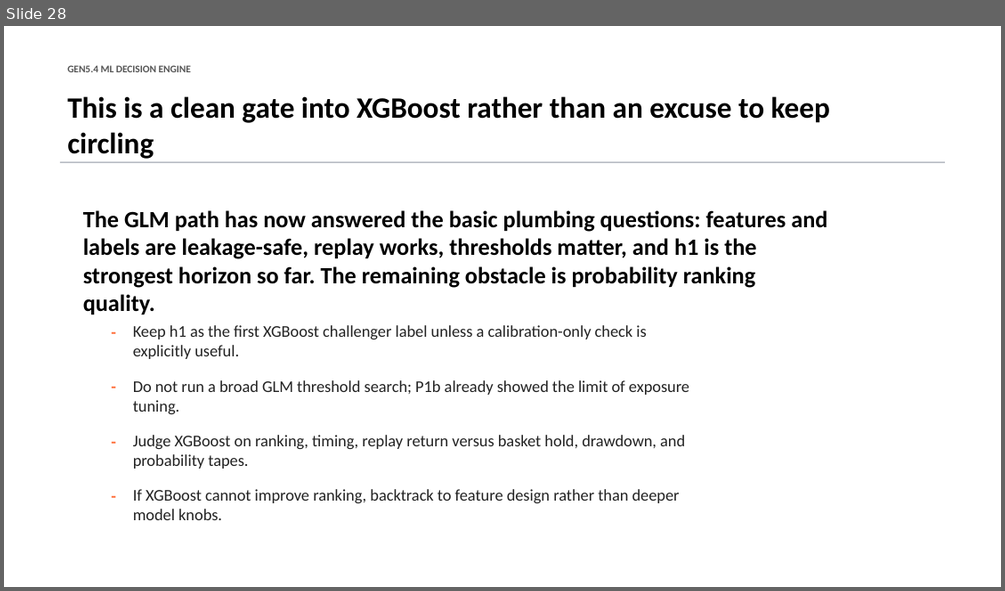
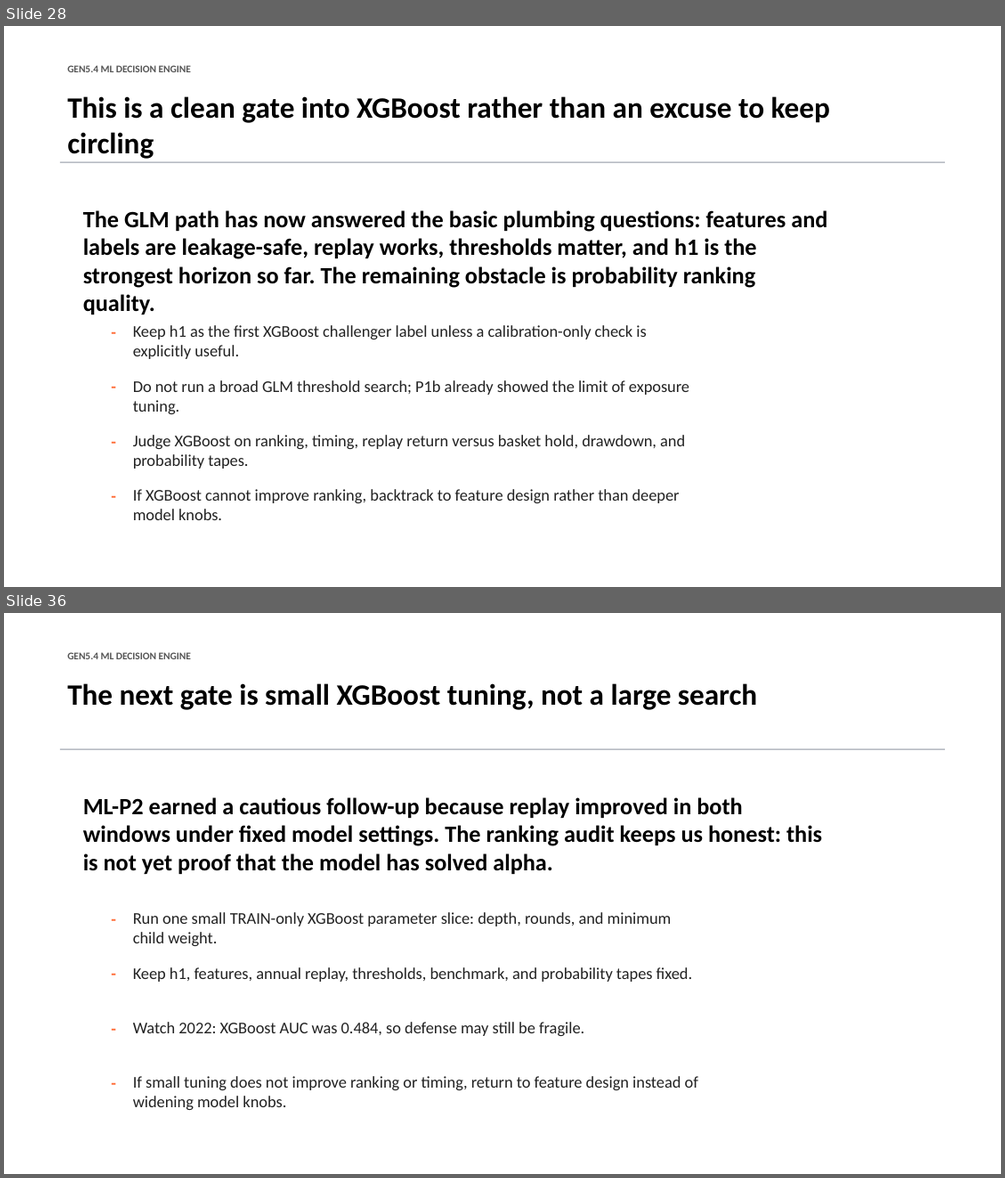
Before and after one commit to Francisc0Franc0/Time-Series-Modeling-Gen5, a slide deck: presentations/gen5_4_ml_decision_engine_incremental_build.pptx. Shown one above the other, each under a label of ours: slide 28 before the commit, slides 28 and 36 after it; the slides between them are not shown. The pictures are 1005x591 and 1005x1178 pixels, drawn with LibreOffice and Linux fonts; fonts in the diff are those of the drawing. Boxes give left, top, right and bottom in pixels: in the first picture for what was removed or moved away, otherwise in the second. Text is boxed around its words. In the diff, an @@ line names an element or a change of style, - is before the commit and + after.

Commit message:
Add Gen5.4 XGBoost challenger

```diff
--- a/presentations/gen5_4_ml_decision_engine_incremental_build.pptx
+++ b/presentations/gen5_4_ml_decision_engine_incremental_build.pptx
@@ slide 36 added at <box>4,613,1001,1174</box>, background #FFFFFF @@
@@ text added at <box>67,652,191,659</box>, 9.8 pt, text #555555, bold @@
+GEN5.4 ML DECISION ENGINE
@@ text added at <box>67,683,757,710</box>, 28.5 pt, text #000000, bold @@
+The next gate is small XGBoost tuning, not a large search
@@ rectangle added at <box>60,748,945,750</box>, fill #B8BCC4 @@
@@ text added at <box>83,797,822,874</box>, 22.5 pt, text #000000, bold @@
+ML-P2 earned a cautious follow-up because replay improved in both windows under fixed model settings. The ranking audit keeps us honest: this is not yet proof that the model has solved alpha.
@@ text added at <box>104,906,119,925</box>, 15.8 pt, text #FF6B35, bold @@
+-
@@ text added at <box>133,912,672,946</box>, 15.8 pt, text #222222 @@
+Run one small TRAIN-only XGBoost parameter slice: depth, rounds, and minimum child weight.
@@ text added at <box>104,960,119,981</box>, 15.8 pt, text #FF6B35, bold @@
+-
@@ text added at <box>133,967,693,981</box>, 15.8 pt, text #222222 @@
+Keep h1, features, annual replay, thresholds, benchmark, and probability tapes fixed.
@@ text added at <box>104,1013,119,1034</box>, 15.8 pt, text #FF6B35, bold @@
+-
@@ text added at <box>133,1022,584,1036</box>, 15.8 pt, text #222222 @@
+Watch 2022: XGBoost AUC was 0.484, so defense may still be fragile.
@@ text added at <box>104,1069,119,1088</box>, 15.8 pt, text #FF6B35, bold @@
+-
@@ text added at <box>133,1076,698,1110</box>, 15.8 pt, text #222222 @@
+If small tuning does not improve ranking or timing, return to feature design instead of widening model knobs.
```
Also in this commit, not shown: 7 other slides added, 5 other files.
